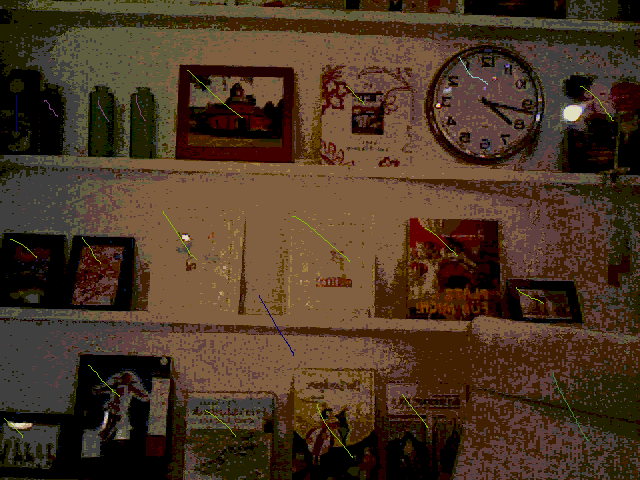
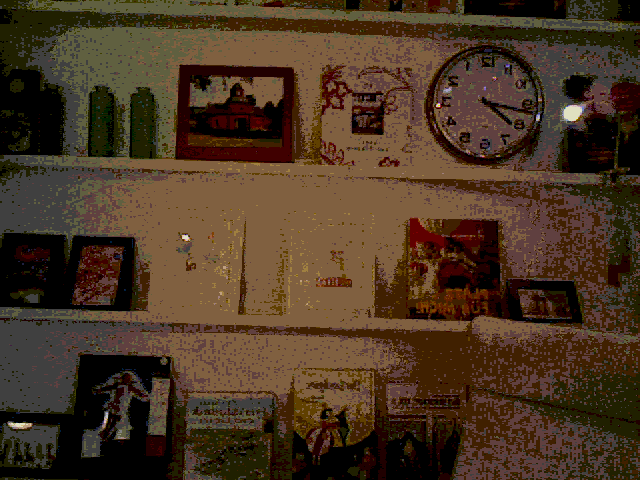
Layered file, before and after one edit (640×480). Changes by layer:
removed layer "Layer #1" over [4, 57, 614, 458]
